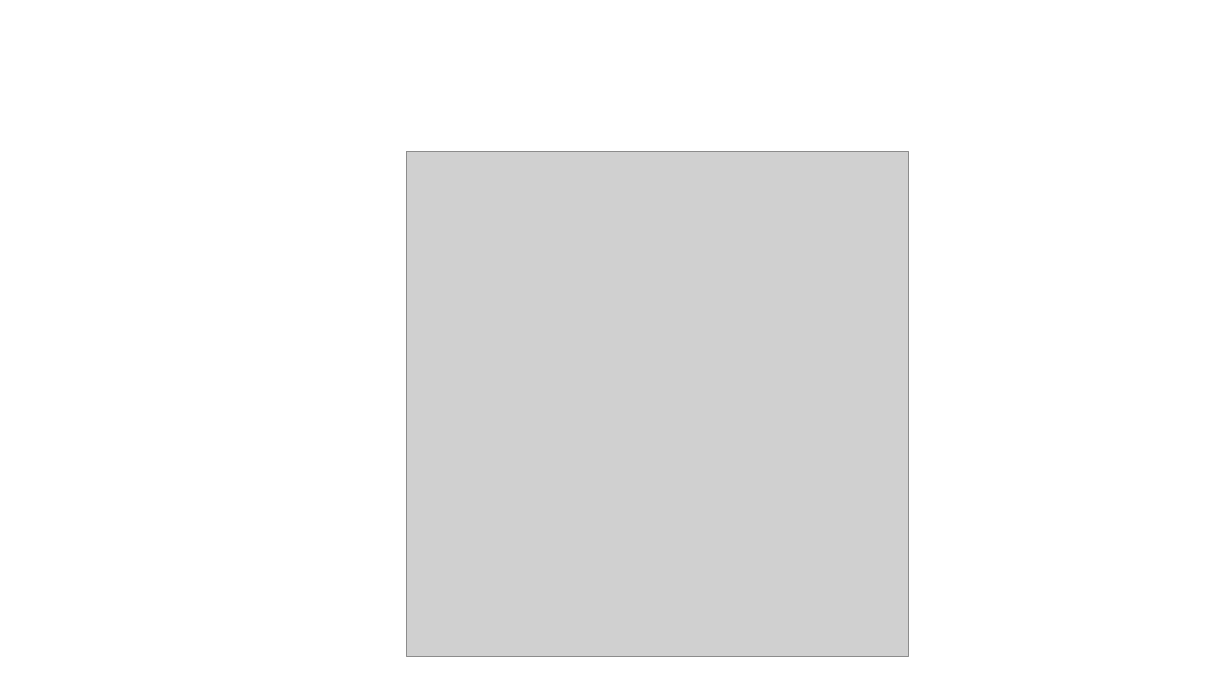
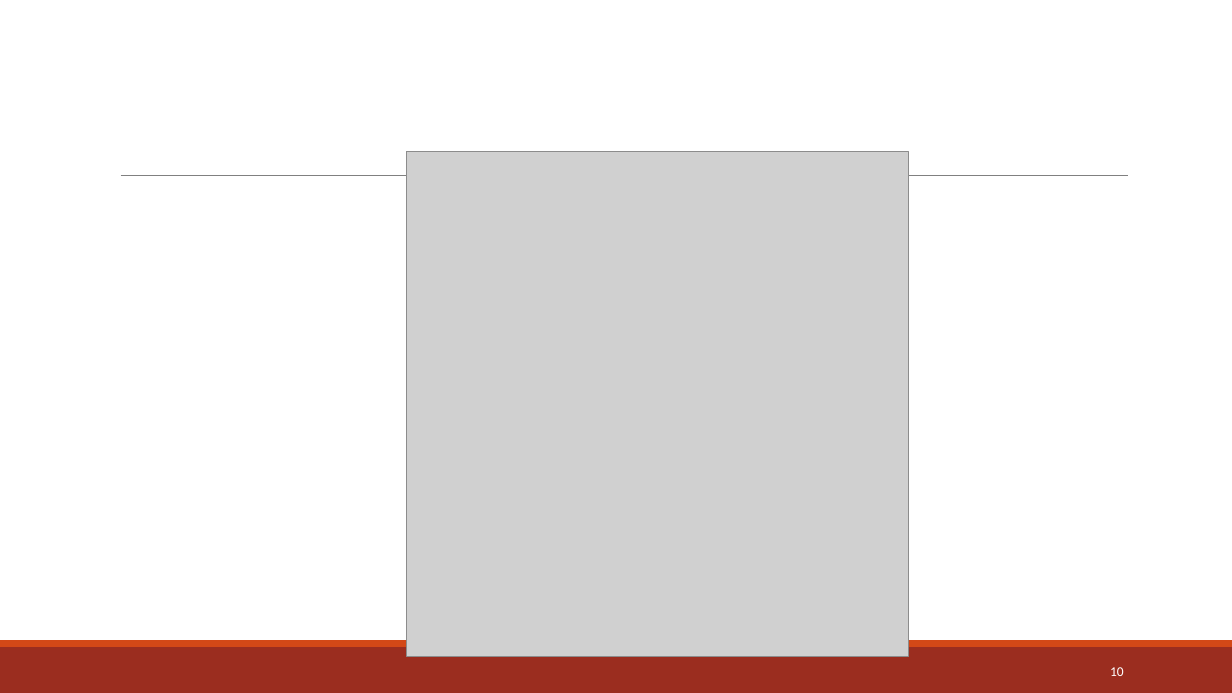
Before and after one commit to jwelch1123/healthcare_fraud_detection, a slide deck: slide 10 of Presentation.pptx (slide 6 before the commit). Drawn at 1232x693 pixels with LibreOffice and Linux fonts; fonts in the diff are those of the drawing; grey boxes stand for pictures. Boxes give left, top, right and bottom in pixels: in the first picture for what was removed or moved away, otherwise in the second. Text is boxed around its words. In the diff, an @@ line names an element or a change of style, - is before the commit and + after.

```diff
--- a/Presentation.pptx
+++ b/Presentation.pptx
@@ line added from (121, 176) to (1128, 176), #808080 0.5 pt @@
@@ rectangle added at <box>0,647,1232,693</box>, fill #9B2D1F @@
@@ rectangle added at <box>0,640,1232,647</box>, fill #D34817 @@
@@ page number added at <box>1110,667,1124,676</box>, 10.5 pt, text #FFFFFF @@
+10
```
Also in this commit, not shown: 6 other slides changed, 16 slides added, 6 slides removed, 10 other files.
